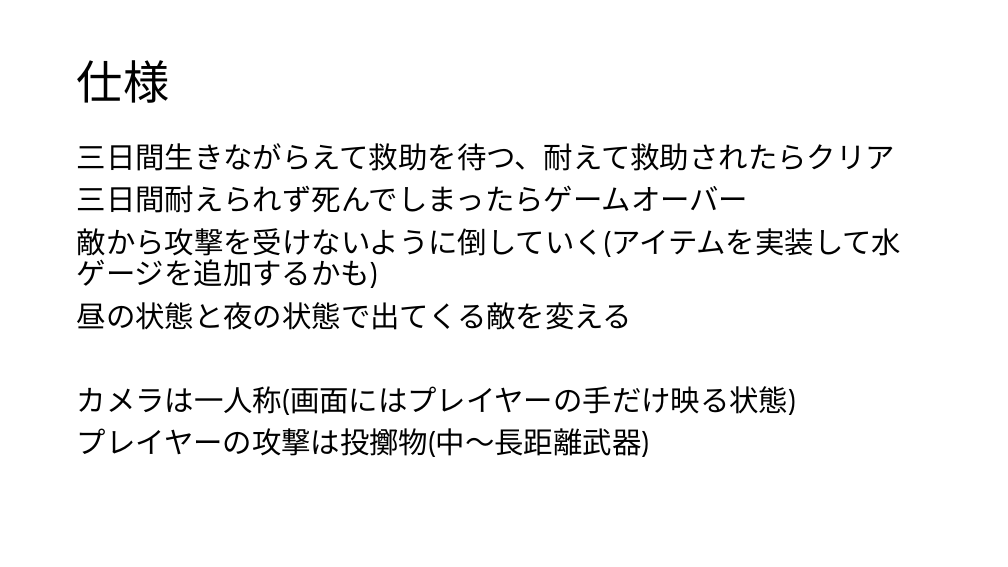
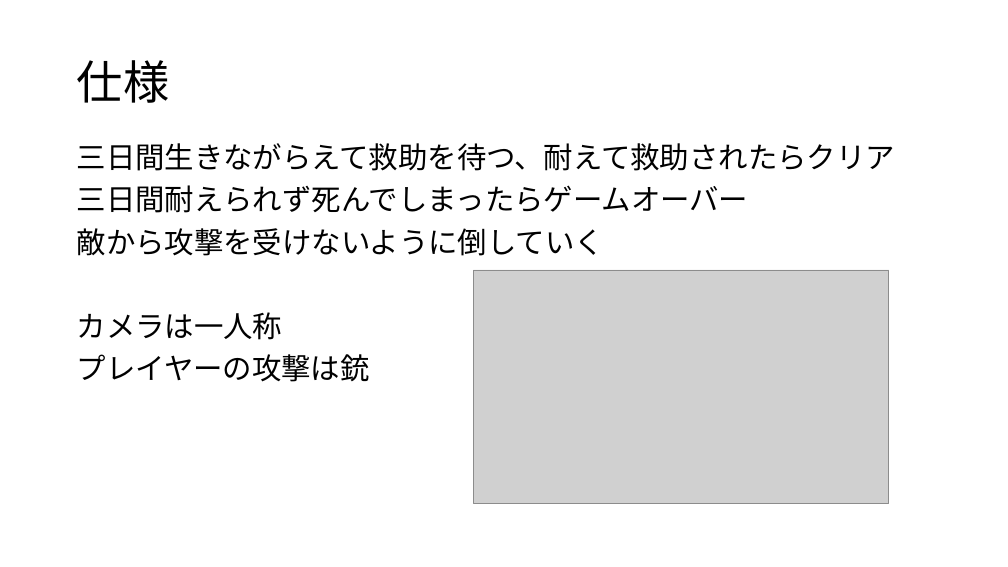
Before and after one commit to kawasaki0314/YanRepository, a slide deck: slide 5 of ヤンの三日間企画書.pptx. Drawn at 1008x567 pixels with LibreOffice and Linux fonts; fonts in the diff are those of the drawing; grey boxes stand for pictures. Boxes give left, top, right and bottom in pixels: in the first picture for what was removed or moved away, otherwise in the second. Text is boxed around its words. In the diff, an @@ line names an element or a change of style, - is before the commit and + after.

```diff
--- a/ヤンの三日間企画書.pptx
+++ b/ヤンの三日間企画書.pptx
@@ text at (77,228,604,382): text changed @@
-敵から攻撃を受けないように倒していく(アイテムを実装して水ゲージを追加するかも)
-昼の状態と夜の状態で出てくる敵を変える
-カメラは一人称(画面にはプレイヤーの手だけ映る状態)
-プレイヤーの攻撃は投擲物(中～長距離武器)
+敵から攻撃を受けないように倒していく
+カメラは一人称
+プレイヤーの攻撃は銃
@@ picture added at (473,270,889,504) @@
```
Also in this commit, not shown: 1 other slide changed.
